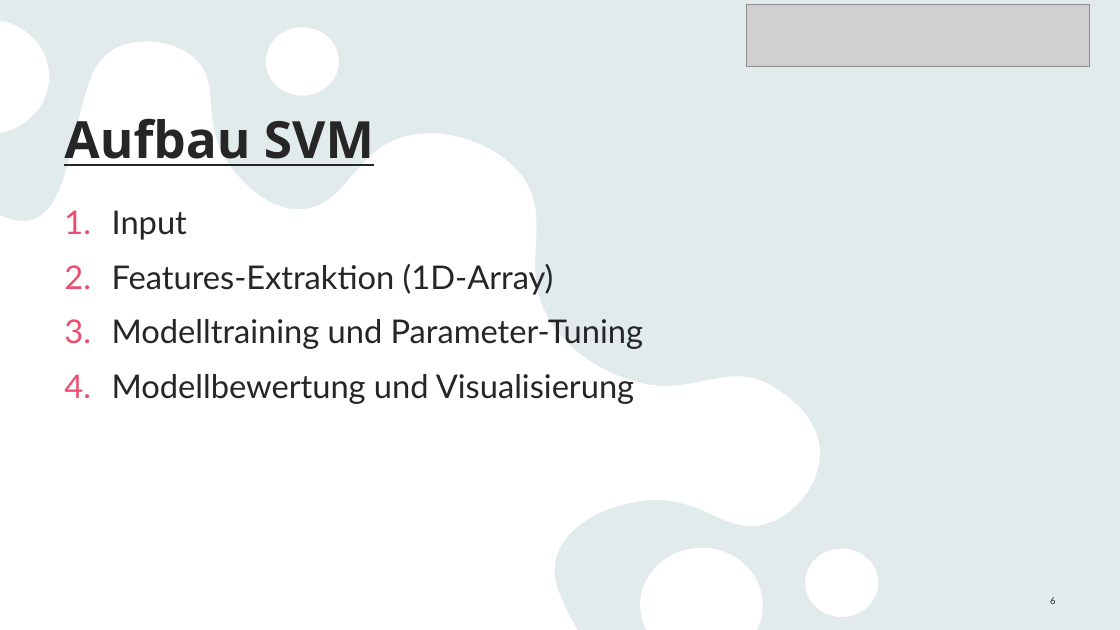
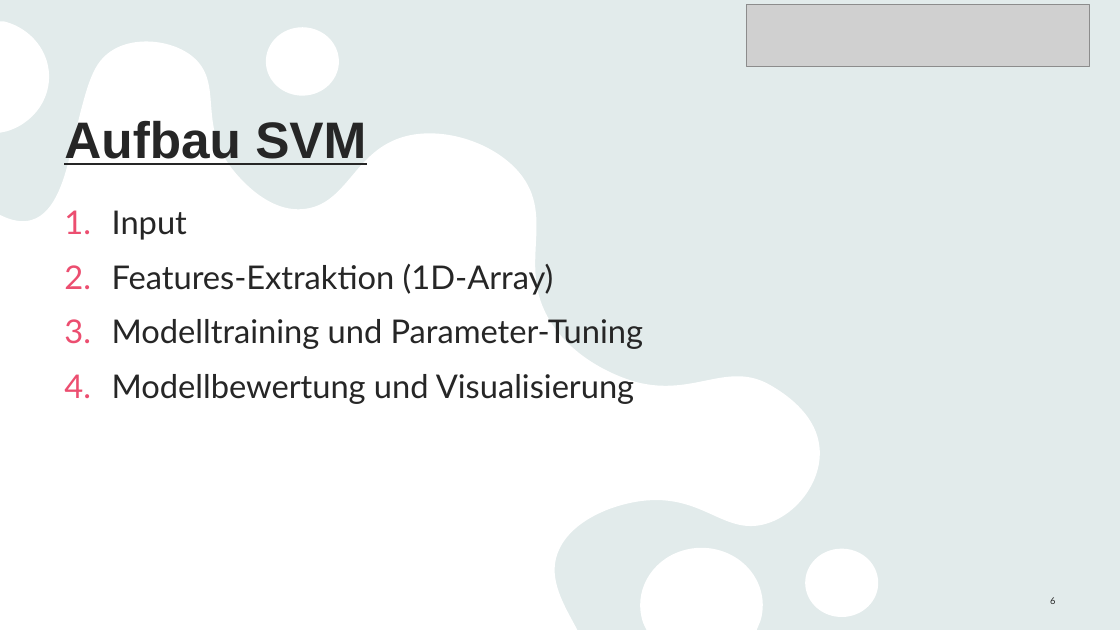
Before and after one commit to Linelle-7/Sprecherkennung-Deep-Learning-, a slide deck: slide 6 of VoiceRecognition_Zwischenstand.pptx. Drawn at 1120x630 pixels with LibreOffice and Linux fonts; fonts in the diff are those of the drawing; grey boxes stand for pictures. Boxes give left, top, right and bottom in pixels: in the first picture for what was removed or moved away, otherwise in the second. Text is boxed around its words. In the diff, an @@ line names an element or a change of style, - is before the commit and + after.

Commit message:
Slide

```diff
--- a/VoiceRecognition_Zwischenstand.pptx
+++ b/VoiceRecognition_Zwischenstand.pptx
@@ title "Aufbau SVM" at bbox=[64, 121, 366, 165]: font Noto Sans to Arial @@
```
